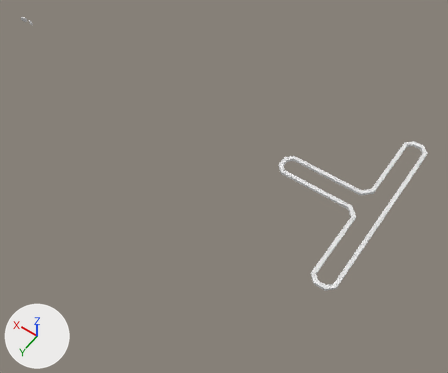
The Blender file Sources/scenes/our-scene.blend as it was, and as the next commit left it.
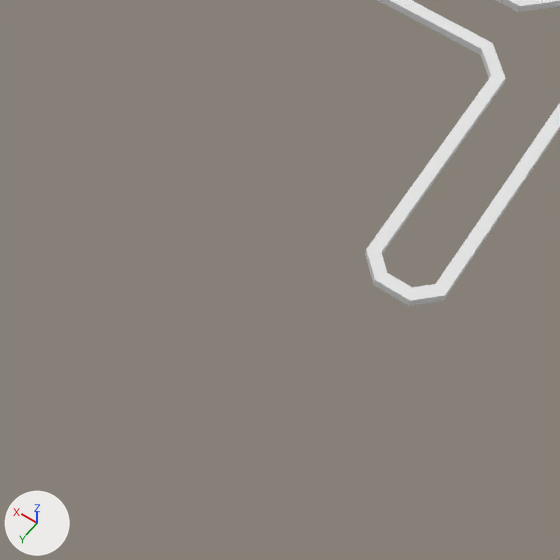
The first picture shows the older version from a 50 mm camera at (-41.7, 28.6, 38.7) aimed at (-23.3, 2.9, -1.7). The close-ups show both versions on the part from 43% to 83% of the width and 51% to 100% of the height of that picture; other places that the commit changed are outside them. Every picture has the same lights, and +X, +Y and +Z are marked at lower left. The same objects are shown in both versions, whatever each file hides.

Objects in the first close-up: 'Cube.003_Cube.033'.
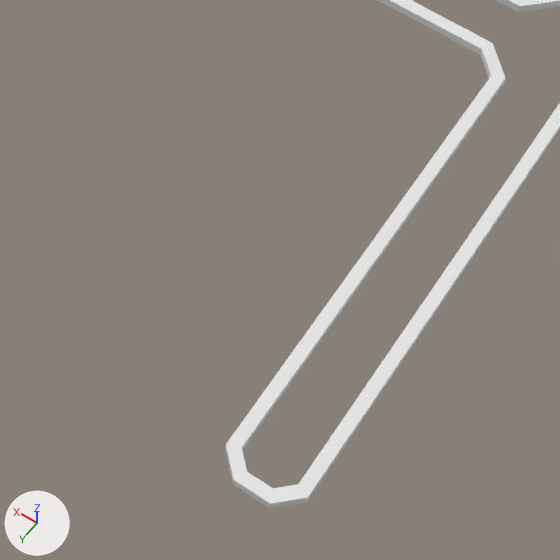
Pixel boxes (x1, y1, x2, y2) of what changed, in the close-ups (560 x 560 px; the box of a moved part takes in the faces that stretch with it):
'Cube.003_Cube.033', reshaped
    before: (365, 0, 560, 306)
    after: (225, 0, 560, 508)
part 1 of me_cube_003_cube_033, moved or reshaped
    before: (365, 247, 447, 306)
    after: (225, 247, 447, 508)

The change, as a diff of the scene's bpy script:
```diff
--- a/Sources/scenes/our-scene.blend.py
+++ b/Sources/scenes/our-scene.blend.py
@@ me_cube_003_cube_033 @@
 me_cube_003_cube_033.from_pydata(...)  # 72 vertices, 72 faces; spans x -1.3..7.8, y 1.0..1.2, z -8.0..7.9
 # used by ob_cube_003_cube_033; parent = ob_t; location = (-34.61, 0.0, 0.0); rotation_euler = (1.571, 0.0, 0.0), in degrees (90, 0, 0)
+# me_cube_003_cube_033 part 1: all 16 vertices in x -1.3..0.7, y 1.0..1.2, z -8.0..-7.3 are moved by (0.0, 0.0, -5.7)
 me_cube_003_cube_033.materials.append(mat_material_008)
```
